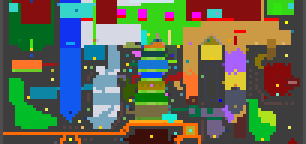
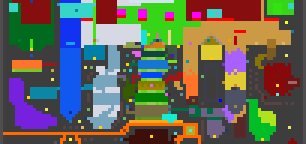
Layers edited between the first and the second w=306, h=144 image:
added layer "Library" above "Pasted Layer #1" over left=9, top=78, right=57, bottom=129
